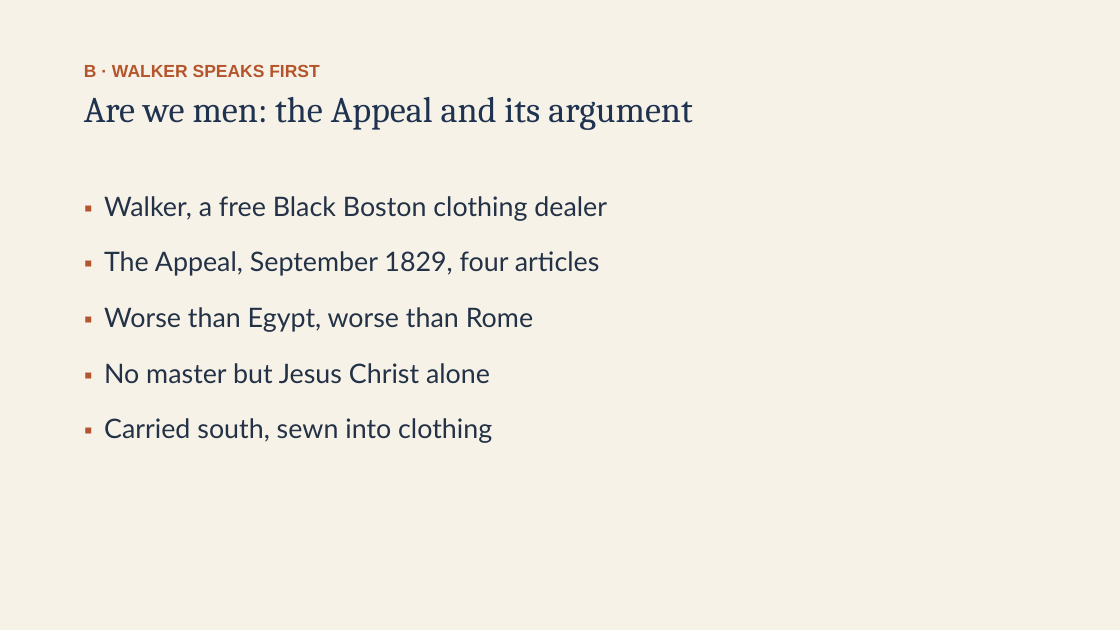
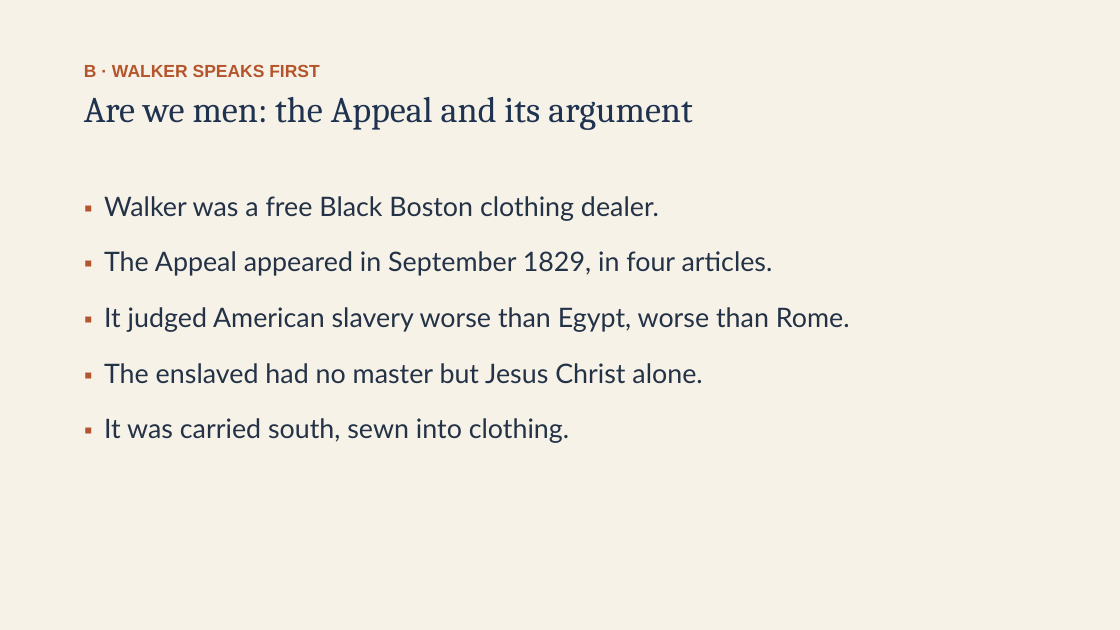
Before and after one commit to ab17gthb/humanities-curriculum-group, a slide deck: slide 8 of jackson-reform/lesson-07/lesson-07-slides.pptx. Drawn at 1120x630 pixels with LibreOffice and Linux fonts; fonts in the diff are those of the drawing. Boxes give left, top, right and bottom in pixels: in the first picture for what was removed or moved away, otherwise in the second. Text is boxed around its words. In the diff, an @@ line names an element or a change of style, - is before the commit and + after.

```diff
--- a/jackson-reform/lesson-07/lesson-07-slides.pptx
+++ b/jackson-reform/lesson-07/lesson-07-slides.pptx
@@ text at box(104, 196, 850, 443): text changed @@
-▪ Walker, a free Black Boston clothing dealer
-▪ The Appeal, September 1829, four articles
-▪ Worse than Egypt, worse than Rome
-▪ No master but Jesus Christ alone
-▪ Carried south, sewn into clothing
+▪ Walker was a free Black Boston clothing dealer.
+▪ The Appeal appeared in September 1829, in four articles.
+▪ It judged American slavery worse than Egypt, worse than Rome.
+▪ The enslaved had no master but Jesus Christ alone.
+▪ It was carried south, sewn into clothing.
```
Also in this commit, not shown: 7 other slides changed, 6 other files.
